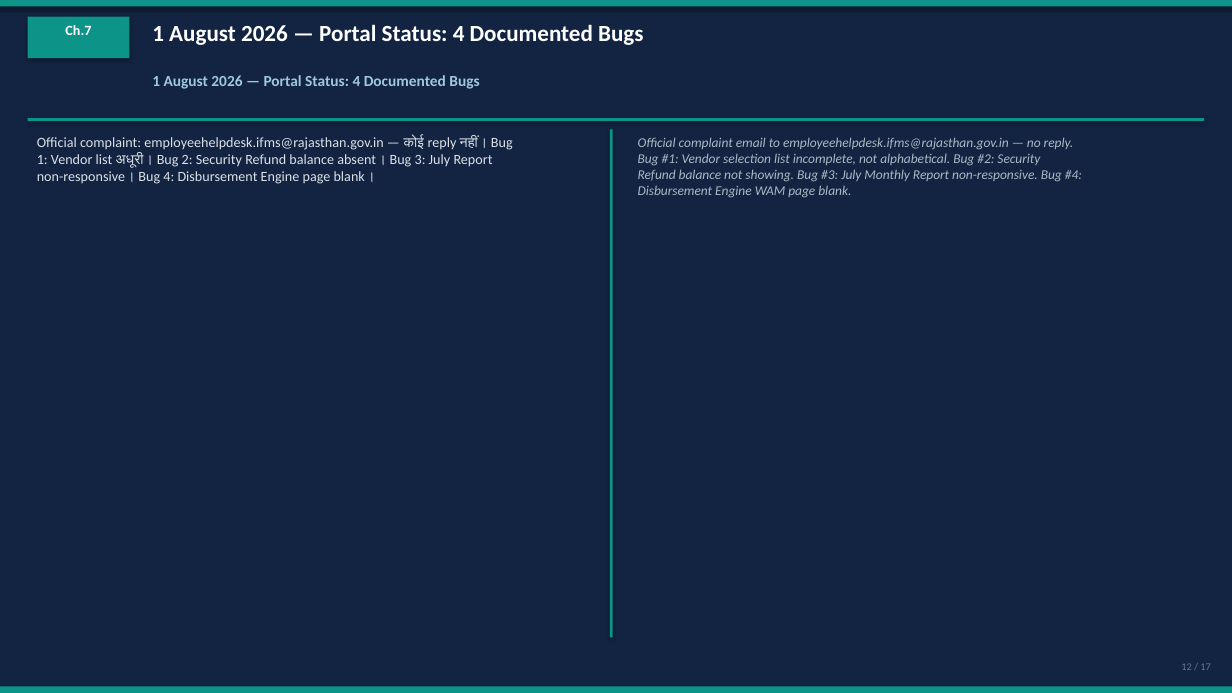
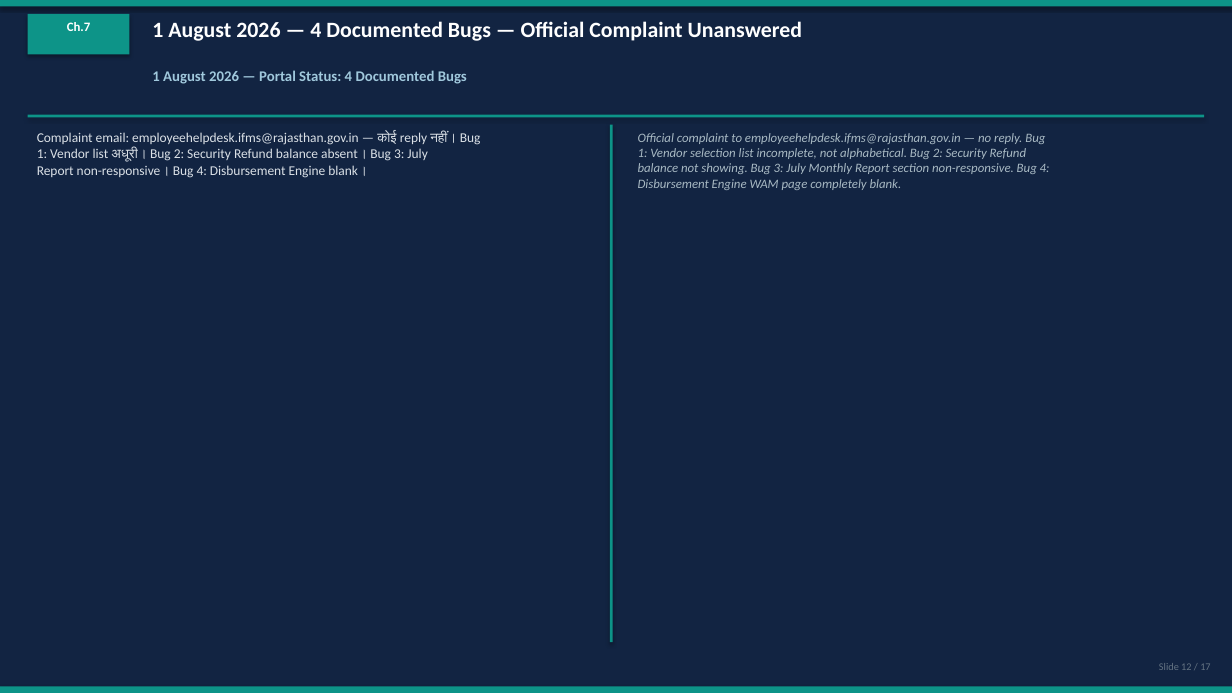
Before and after one commit to CRAJKUMARSINGH/News-Article-Elaborator, a slide deck: slide 12 of artifacts/rajasthan-ifms-crisis/IFMS-Rajasthan-Investigation.pptx. Drawn at 1232x693 pixels with LibreOffice and Linux fonts; fonts in the diff are those of the drawing. Boxes give left, top, right and bottom in pixels: in the first picture for what was removed or moved away, otherwise in the second. Text is boxed around its words. In the diff, an @@ line names an element or a change of style, - is before the commit and + after.

Commit message:
Clean full regeneration — all exports rewritten from scratch
- Deleted old generate_exports.py + regen_emb.py approach
- New print_all.py: single clean script, all 14 chapters in IFMS
  article + 13 chapters in eMB article fully regenerated
- Cache cleared before run
- All 6 files rebuilt: DOCX 39KB, PDF 12KB, PPTX 59KB (IFMS)
  and DOCX 38KB, PDF 9KB, PPTX 52KB (eMB)
- PPTX now has improved cover, facts grid, chapter slides with
  Hindi/English two-column layout, and updated CTA closing slide
  with impunity architecture quote

```diff
--- a/artifacts/rajasthan-ifms-crisis/IFMS-Rajasthan-Investigation.pptx
+++ b/artifacts/rajasthan-ifms-crisis/IFMS-Rajasthan-Investigation.pptx
@@ text "Ch.7" at [67, 22, 91, 31]: size 11 to 10 pt @@
@@ text at [152, 21, 802, 41]: text changed; size 18 to 17 pt @@
-1 August 2026 — Portal Status: 4 Documented Bugs
+1 August 2026 — 4 Documented Bugs — Official Complaint Unanswered
@@ text "1 August 2026 — Portal ..." at [152, 70, 467, 84]: size 12 to 11.5 pt @@
@@ rectangle: place and size @@
-rectangle at [28, 118, 1204, 121]
+rectangle at [28, 115, 1204, 117]
@@ text at [37, 132, 481, 178]: text changed; size 11 to 10.5 pt; text colour #DCE1E6 to #DAE0E6 @@
-Official complaint: employeehelpdesk.ifms@rajasthan.gov.in — कोई reply नहीं। Bug
-1: Vendor list अधूरी। Bug 2: Security Refund balance absent। Bug 3: July Report
-non-responsive। Bug 4: Disbursement Engine page blank।
+Complaint email: employeehelpdesk.ifms@rajasthan.gov.in — कोई reply नहीं। Bug
+1: Vendor list अधूरी। Bug 2: Security Refund balance absent। Bug 3: July
+Report non-responsive। Bug 4: Disbursement Engine blank।
@@ rectangle: place and size @@
-rectangle at [610, 129, 613, 638]
+rectangle at [610, 125, 613, 642]
@@ text at [638, 133, 1050, 190]: text changed; size 10.5 to 10 pt; text colour #AAB9C3 to #A8B9C3 @@
-Official complaint email to employeehelpdesk.ifms@rajasthan.gov.in — no reply.
-Bug #1: Vendor selection list incomplete, not alphabetical. Bug #2: Security
-Refund balance not showing. Bug #3: July Monthly Report non-responsive. Bug #4:
-Disbursement Engine WAM page blank.
+Official complaint to employeehelpdesk.ifms@rajasthan.gov.in — no reply. Bug
+1: Vendor selection list incomplete, not alphabetical. Bug 2: Security Refund
+balance not showing. Bug 3: July Monthly Report section non-responsive. Bug 4:
+Disbursement Engine WAM page completely blank.
@@ text at [1159, 663, 1210, 670]: text changed; text colour #64788C to #647382 @@
-12 / 17
+Slide 12 / 17
```
Also in this commit, not shown: 17 other slides changed, 6 other files.
